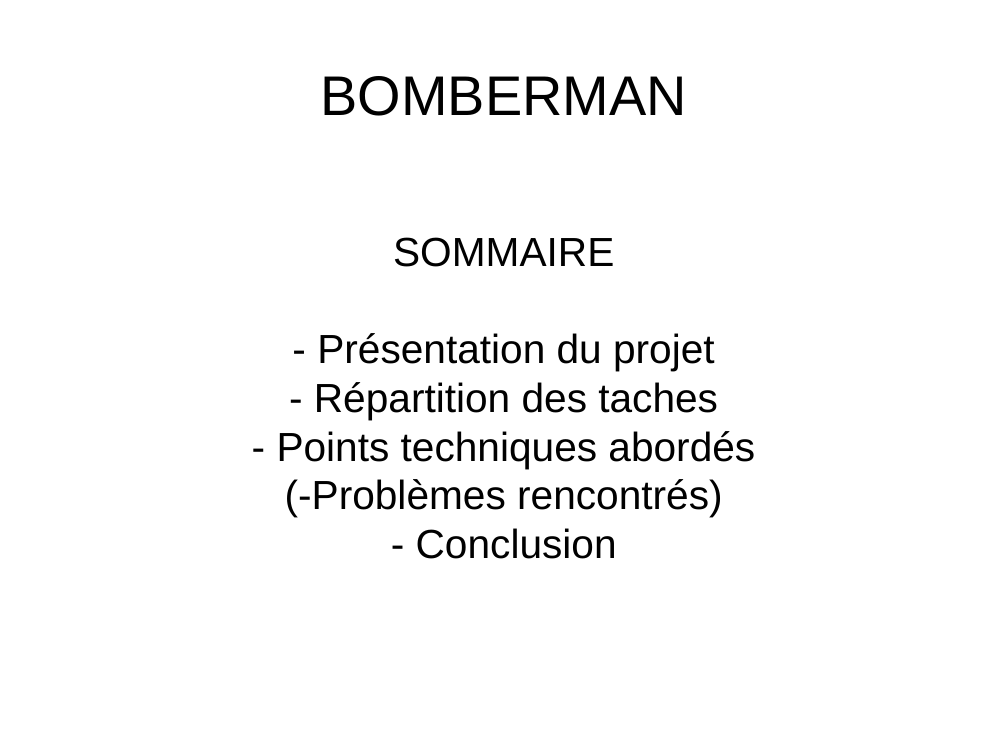
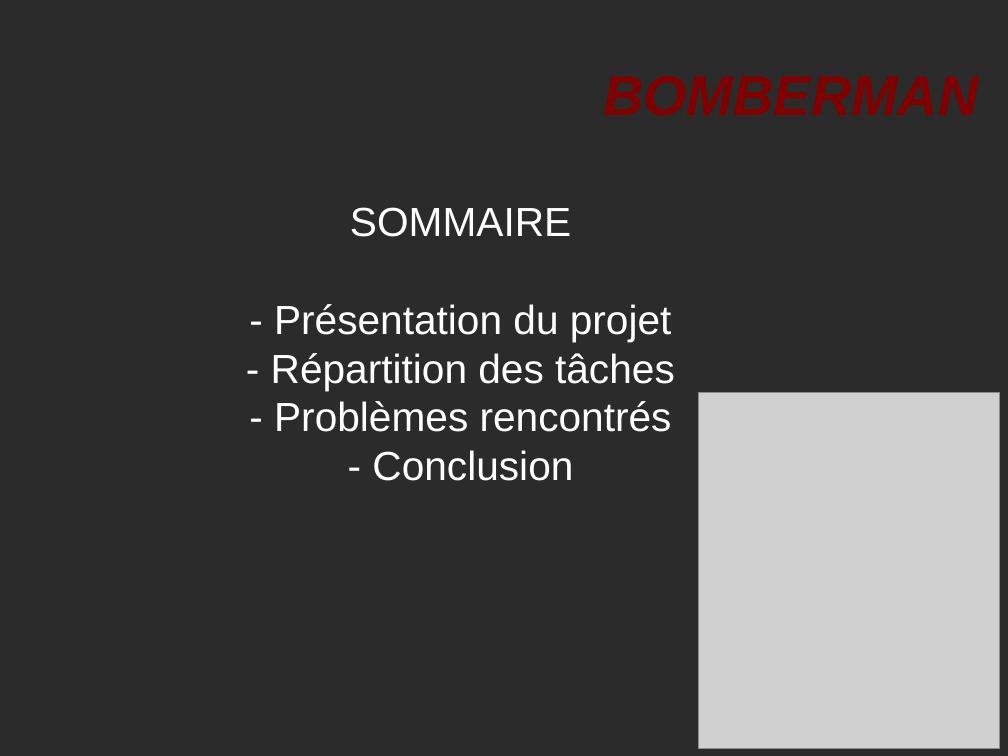
Before and after one commit to adrijere/Bomberman, a slide deck: slide 1 of PPT_presentation.odp. Drawn at 1008x756 pixels with LibreOffice and Linux fonts; fonts in the diff are those of the drawing; grey boxes stand for pictures; background and template pictures are left out; a plain dark background stands for a picture behind light text. Boxes give left, top, right and bottom in pixels: in the first picture for what was removed or moved away, otherwise in the second. Text is boxed around its words. In the diff, an @@ line names an element or a change of style, - is before the commit and + after.

```diff
--- a/PPT_presentation.odp
+++ b/PPT_presentation.odp
@@ background #FFFFFF to picture (left out) @@
@@ title "BOMBERMAN": place and size @@
-title "BOMBERMAN" at <box>321,76,687,116</box>
+title "BOMBERMAN" at <box>364,30,980,156</box>
@@ title "BOMBERMAN" at <box>364,30,980,156</box>: text colour #000000 to #800000, bold on, italic on; alignment centre to right @@
@@ subtitle "SOMMAIRE": place and size @@
-subtitle "SOMMAIRE" at <box>277,237,755,559</box>
+subtitle "SOMMAIRE" at <box>271,207,675,481</box>
@@ subtitle at <box>274,207,672,481</box>: text colour #000000 to #FFFFFF in "SOMMAIRE", "- Présentation du projet", "- Conclusion" @@
@@ subtitle at <box>271,353,675,432</box>: text changed; text colour #000000 to #FFFFFF @@
-- Répartition des taches
-- Points techniques abordés
-(-Problèmes rencontrés)
+- Répartition des tâches
+- Problèmes rencontrés
@@ picture added at <box>699,392,1000,749</box> @@
```
Also in this commit, not shown: 2 other slides changed, 2 slides added, 3 slides removed.
